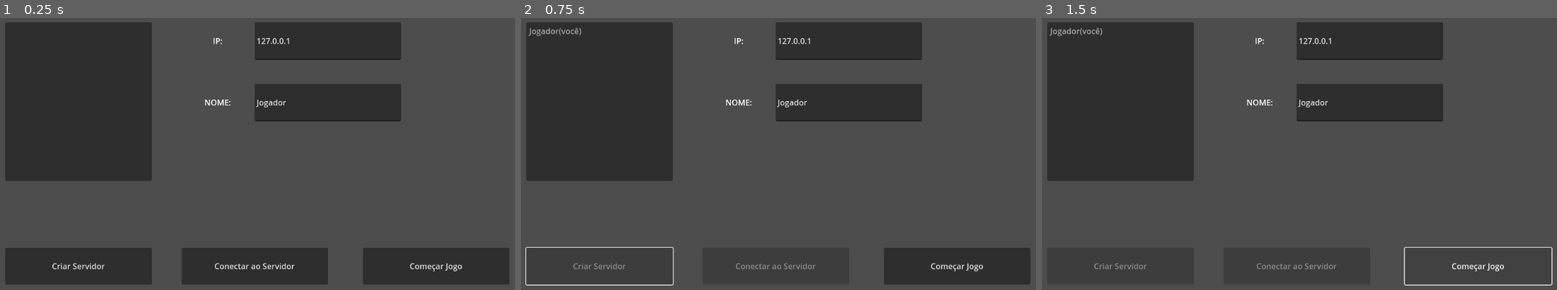
Above: before the commit, frames 1-3 (left to right).
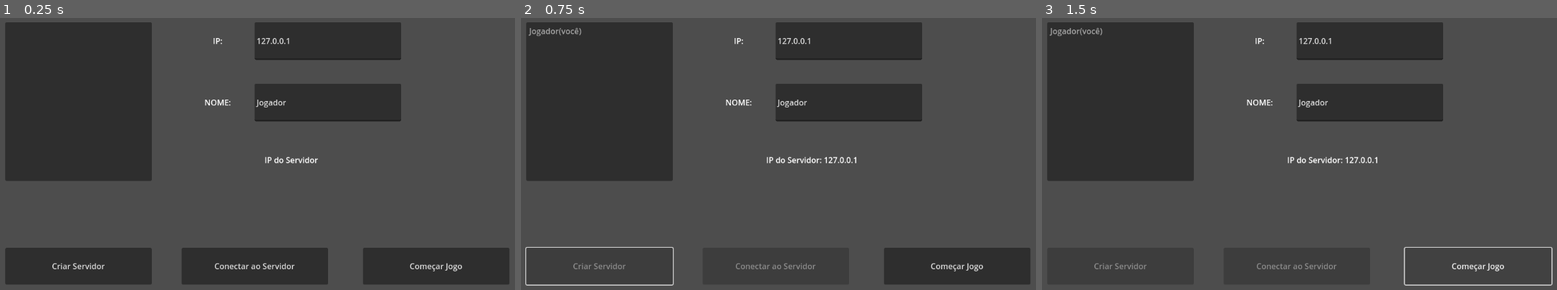
Above: after the commit, the same moments.

Repository: rafaelrodrigosilveira/Sitema-Multiplayer-Godot-4
Game: Godot game, scene res://lan.tscn
Two runs of this game, one before a commit and one after it. Both use one fixed random seed, a clock stepped at 60 frames per second and the inputs below.
Inputs:
- Up to frame 1 (0.25 s): no input
- Up to frame 2 (0.75 s): click "Criar Servidor" at 0.5 s
- Up to frame 3 (1.5 s): click "Começar Jogo" at 1.25 s

The runs differ from the first frame. In frame 1, 0.1% of the frame differs, in the area x 51-62%, y 51-54%; in frame 2, 0.2%, in the area x 47-66%, y 51-54%; in frame 3, 0.2%.

Commit message:
v0.7
identifica o endereço ip do servidor e exibe em um label

Diff:
--- a/lan.gd
+++ b/lan.gd
@@ -12,6 +12,8 @@
 	Network.criar_servidor()
 	$Criar.disabled = true # desabilita botão
 	$Conectar.disabled = true # desabilita botão
+	var ip = Network.retornar_ip()
+	$IPServidor.text = "IP do Servidor: " + ip
 	pass
 
 
--- a/lan.tscn
+++ b/lan.tscn
@@ -96,5 +96,15 @@
 horizontal_alignment = 1
 vertical_alignment = 1
 
+[node name="IPServidor" type="Label" parent="."]
+layout_mode = 0
+offset_left = 429.0
+offset_top = 299.0
+offset_right = 871.0
+offset_bottom = 375.0
+text = "IP do Servidor"
+horizontal_alignment = 1
+vertical_alignment = 1
+
 [connection signal="pressed" from="Criar" to="." method="_on_criar_pressed"]
 [connection signal="pressed" from="Conectar" to="." method="_on_conectar_pressed"]
--- a/network.gd
+++ b/network.gd
@@ -88,3 +88,15 @@
 func retornar_lista():
 	return jogadores
 	pass
+
+func retornar_ip():
+	var lista_ip = IP.get_local_addresses()
+	for i in range(lista_ip.size()):
+		if lista_ip[i].begins_with("192"):
+			return lista_ip[i]
+		if lista_ip[i].begins_with("10"):
+			return lista_ip[i]
+		if lista_ip[i].begins_with("172"):
+			return lista_ip[i]
+	return ip
+	pass
